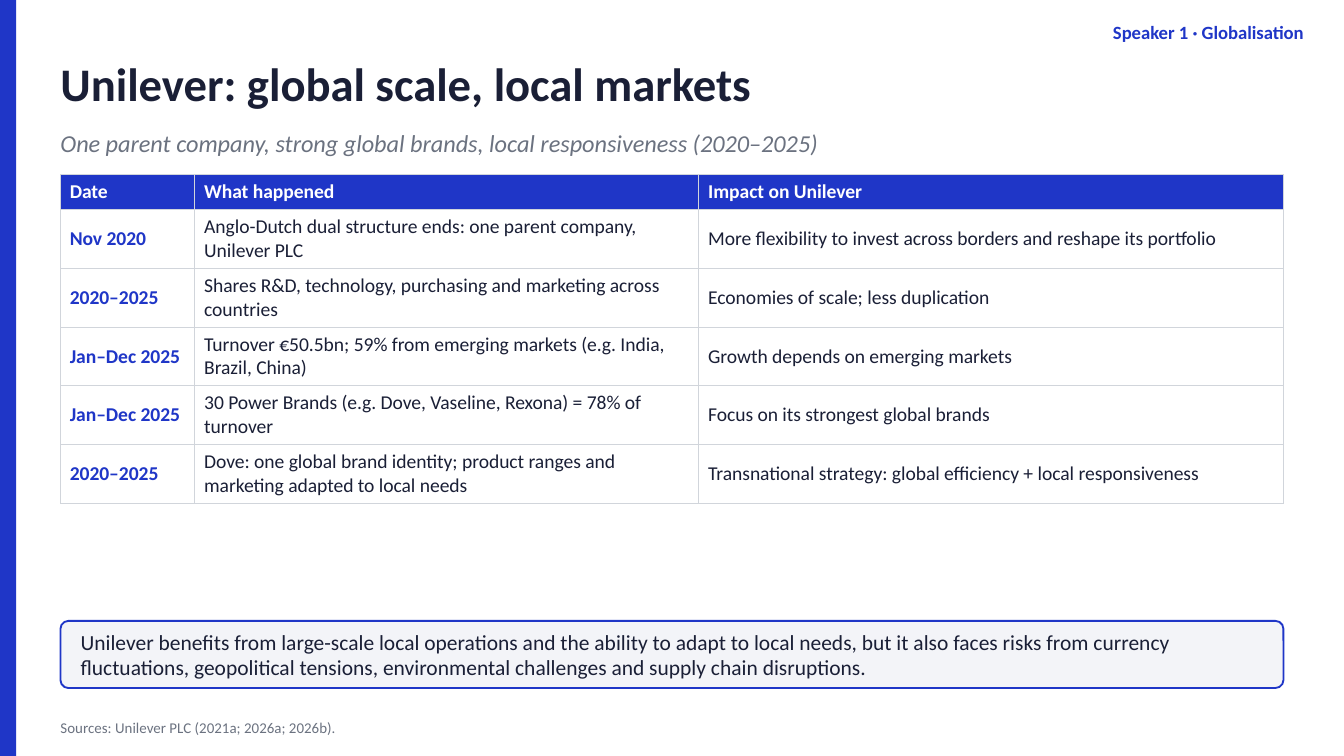
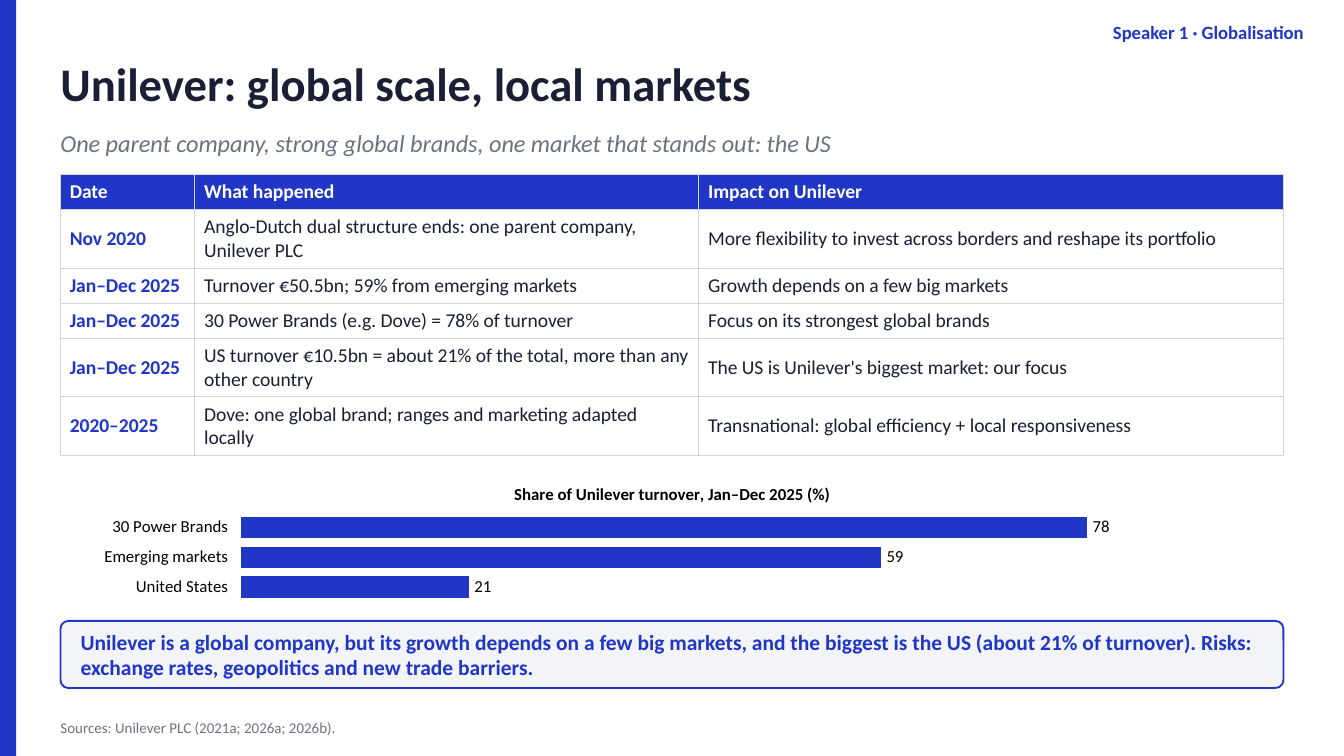
Before and after one commit to dollar3651314/mymba, a slide deck: slide 5 of content/busi1763/files/Unilever_Group_EN.pptx. Drawn at 1344x756 pixels with LibreOffice and Linux fonts; fonts in the diff are those of the drawing. Boxes give left, top, right and bottom in pixels: in the first picture for what was removed or moved away, otherwise in the second. Text is boxed around its words. In the diff, an @@ line names an element or a change of style, - is before the commit and + after.

```diff
--- a/content/busi1763/files/Unilever_Group_EN.pptx
+++ b/content/busi1763/files/Unilever_Group_EN.pptx
@@ text at [60, 135, 831, 156]: text changed @@
-One parent company, strong global brands, local responsiveness (2020–2025)
+One parent company, strong global brands, one market that stands out: the US
@@ table at [60, 175, 1284, 451] @@
-row 3: 2020–2025 | Shares R&D, technology, purchasing and marketing across countries | Economies of scale; less duplication
+row 3: Jan–Dec 2025 | Turnover €50.5bn; 59% from emerging markets | Growth depends on a few big markets
-row 4, column 2: Turnover €50.5bn; 59% from emerging markets (e.g. India, Brazil, China)
+row 4, column 2: 30 Power Brands (e.g. Dove) = 78% of turnover
-row 4, column 3: Growth depends on emerging markets
+row 4, column 3: Focus on its strongest global brands
-row 5, column 2: 30 Power Brands (e.g. Dove, Vaseline, Rexona) = 78% of turnover
+row 5, column 2: US turnover €10.5bn = about 21% of the total, more than any other country
-row 5, column 3: Focus on its strongest global brands
+row 5, column 3: The US is Unilever's biggest market: our focus
-row 6, column 2: Dove: one global brand identity; product ranges and marketing adapted to local needs
+row 6, column 2: Dove: one global brand; ranges and marketing adapted locally
-row 6, column 3: Transnational strategy: global efficiency + local responsiveness
+row 6, column 3: Transnational: global efficiency + local responsiveness
@@ bar chart added at [81, 470, 1263, 605] @@
+title "Share of Unilever turnover, Jan–Dec 2025 (%)"
+categories: 30 Power Brands, Emerging markets, United States
+Share of Unilever turnover, Jan–Dec 2025 (%): 78, 59, 21
@@ text at [81, 634, 1252, 679]: text changed; text colour #1A1F36 to #1F36C7; bold on @@
-Unilever benefits from large-scale local operations and the ability to adapt to local needs, but it also faces risks from currency fluctuations, geopolitical tensions, environmental challenges and supply chain disruptions.
+Unilever is a global company, but its growth depends on a few big markets, and the biggest is the US (about 21% of turnover). Risks: exchange rates, geopolitics and new trade barriers.
```
Also in this commit, not shown: 13 other slides changed, 16 other files.
